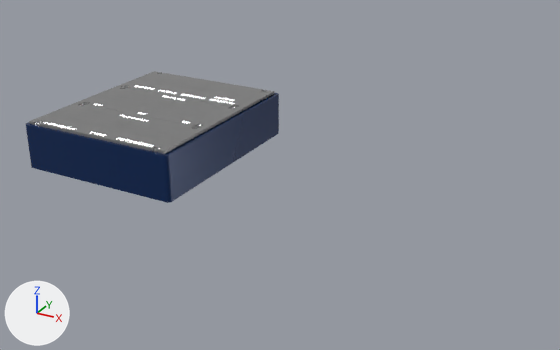
Before and after pictures for a commit that changed the glTF model BLENDER/Prototype.glb.
Rendered twice from a camera (50 mm lens) standing at (38.8, -44.1, 18.6) and looking at (14.7, -0.3, -3.3). Every picture has the same lights, and +X, +Y and +Z are marked at lower left. The first picture is the older version. Where no turn or scale is listed for an object, it has been applied to the vertices. Vertices at exactly the same position are counted once.

In view in the first picture: 'PLATE2.003', 'PLATE2.005', 'PLATE2.006', 'Plane', 'Text.009' and 1 more.
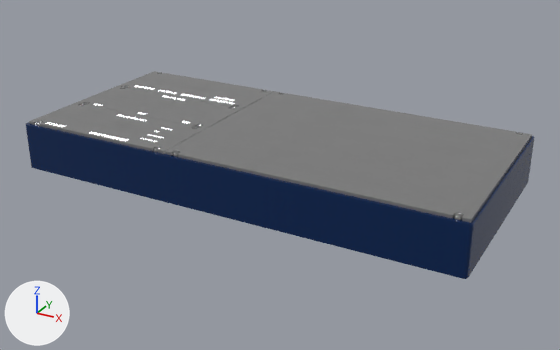
Location of each change, (x1, y1, x2, y2) in pixels of the pictures (560 x 350 px; the box of a moved part takes in the faces that stretch with it):
'Plane', reshaped: before (26, 93, 279, 203); after (26, 122, 535, 279)
'PLATE2.007', added: after (165, 91, 532, 223)
'SCREW.018', added: after (454, 212, 463, 220)
'Text.009', moved, rescaled (not visible afterwards): before (117, 138, 154, 147)
part 1 of me_plane_010, moved or reshaped: before (57, 93, 279, 203); after (57, 130, 535, 279)

The change in detail:
me_plane_010 is used by ob_plane; location (6.25, -0.41, -3.46).
me_plane_010 had 52 vertices, 98 faces and spanned x -8.41..4.05, y -6.94..8.04, z -0.06..3.26.
me_plane_010 now has 52 vertices, 98 faces and spans x -8.41..23.88, y -6.94..8.04, z -0.06..3.26.
me_plane_010 part 1: all 26 vertices in x 3.8..4.05, y -6.94..8.04, z -0.06..3.26 are moved by (19.83, 0.0, 0.0).
Mesh me_plane_014 is new.
It has 272 vertices, 528 faces and spans x -7.4..12.6, y -13.0..1.5, z -0.2..0.0.
It uses material mat_material_007.
Object 'Text.009' (ob_text_009) moves from (5.77, -6.95, 0.0) to (7.15, -3.76, 0.0).
Object 'Text.009' (ob_text_009) is rescaled from (0.656, 0.656, 0.656) to (0.313, 0.313, 0.313).
Object 'SCREW.018' (ob_screw_018) is new; it shows a copy of the mesh of ob_screw_014.
Its location is (29.2, -6.88, -0.24).
Its scale is (0.242, 0.242, 0.242).
Object 'PLATE2.007' (ob_plate2_007) is new; it shows me_plane_014.
Its location is (17.38, 5.84, 0.0).
